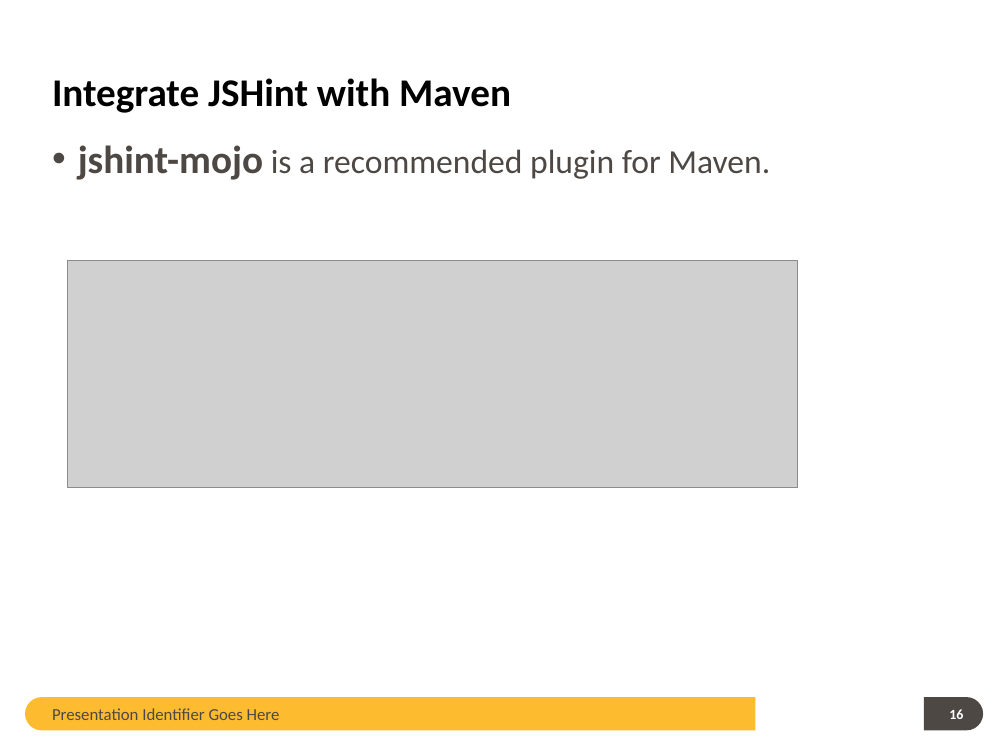
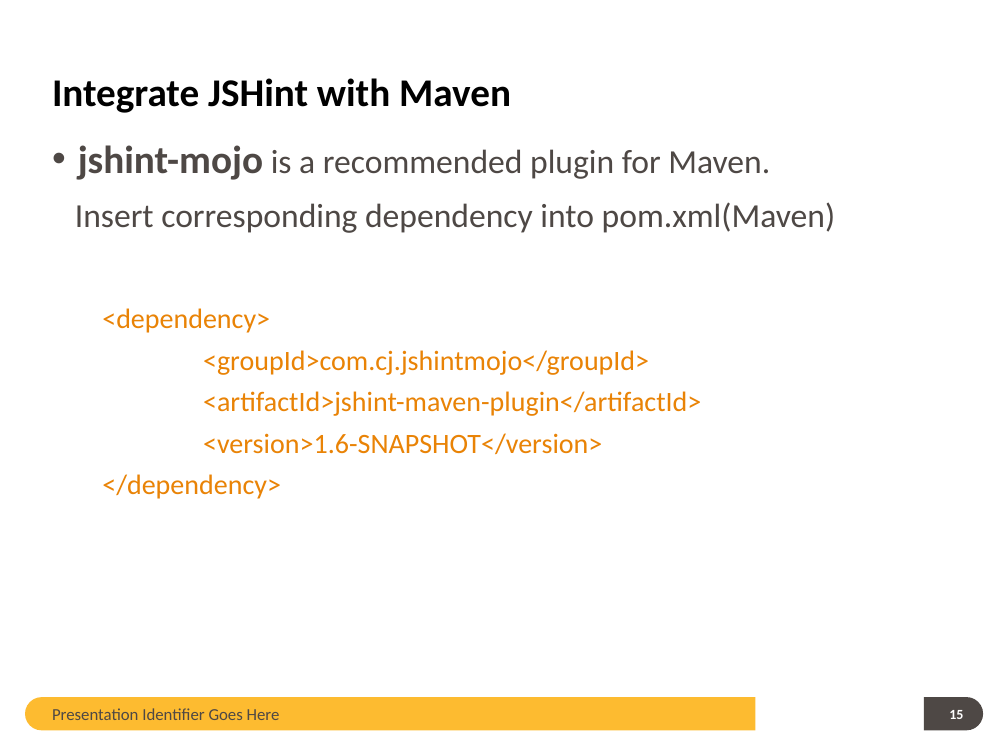
Before and after one commit to guangweiqiao/EIMS, a slide deck: slide 15 of EIMS/doc/JSHint TOI.pptx (slide 16 before the commit). Drawn at 1008x756 pixels with LibreOffice and Linux fonts; fonts in the diff are those of the drawing; grey boxes stand for pictures; background and template pictures are left out. Boxes give left, top, right and bottom in pixels: in the first picture for what was removed or moved away, otherwise in the second. Text is boxed around its words. In the diff, an @@ line names an element or a change of style, - is before the commit and + after.

```diff
--- a/EIMS/doc/JSHint TOI.pptx
+++ b/EIMS/doc/JSHint TOI.pptx
@@ text at (x1=75, y1=202, x2=836, y2=499): paragraphs added @@
+Insert corresponding dependency into pom.xml(Maven)
+    <dependency>
+    <groupId>com.cj.jshintmojo</groupId>
+    <artifactId>jshint-maven-plugin</artifactId>
+    <version>1.6-SNAPSHOT</version>
+    </dependency>
@@ picture removed at (x1=68, y1=260, x2=798, y2=487) @@
```
Also in this commit, not shown: 13 other slides changed, 1 slide removed.
